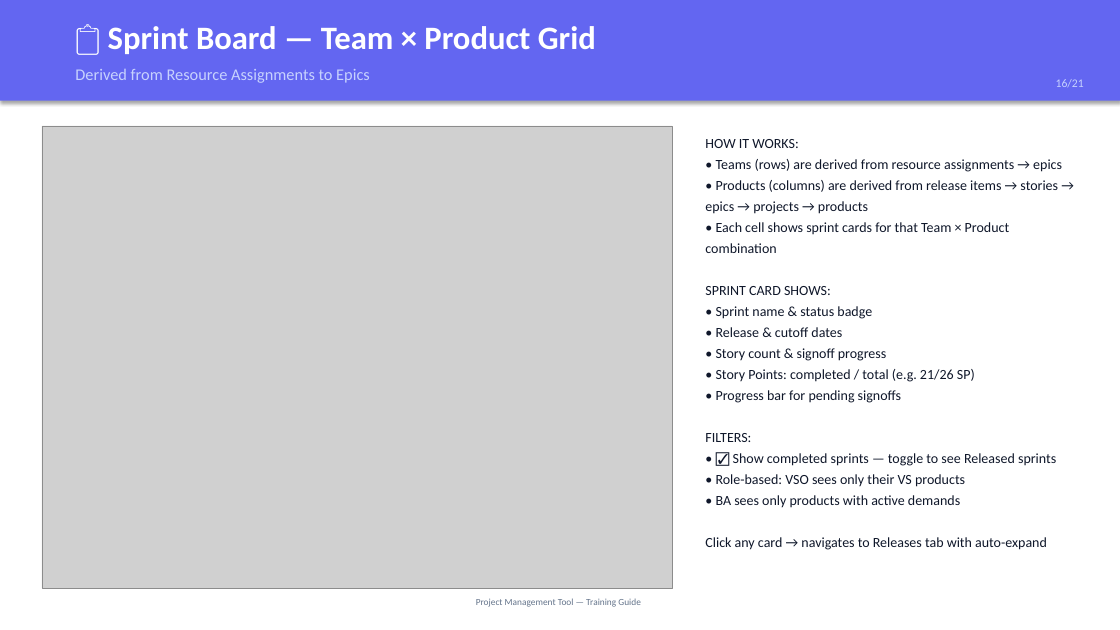
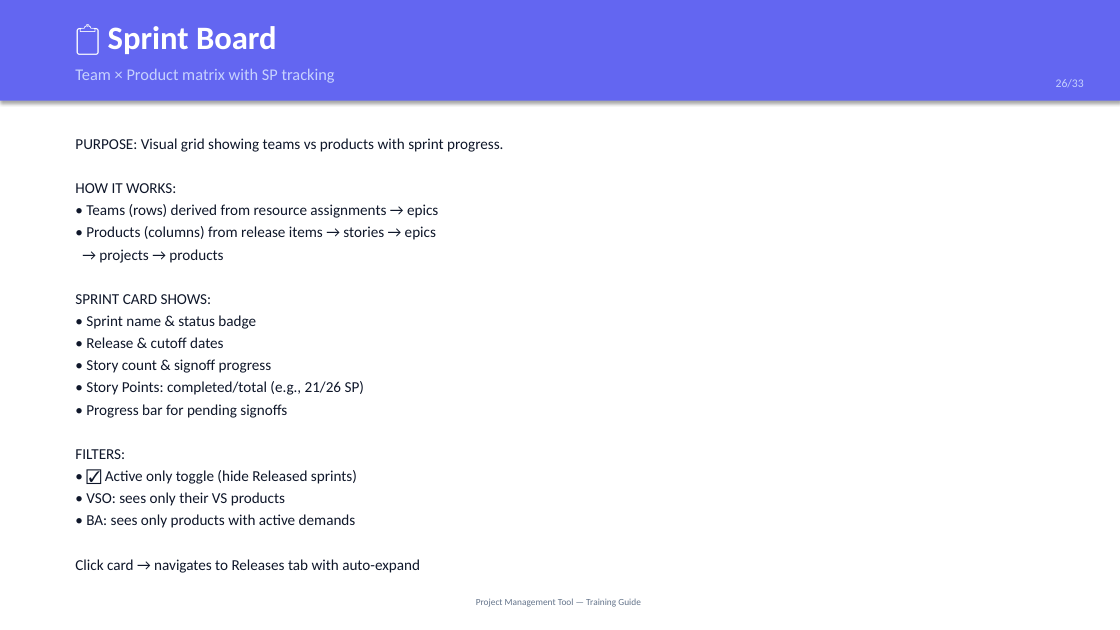
Before and after one commit to lusheng1123/project-management-tool-codeapp, a slide deck: slide 26 of Training-PM-Tool.pptx (slide 16 before the commit). Drawn at 1120x630 pixels with LibreOffice and Linux fonts; fonts in the diff are those of the drawing; grey boxes stand for pictures. Boxes give left, top, right and bottom in pixels: in the first picture for what was removed or moved away, otherwise in the second. Text is boxed around its words. In the diff, an @@ line names an element or a change of style, - is before the commit and + after.

Commit message:
feat: regenerate training PPT (33 slides)
Comprehensive training deck covering:
- Role matrix (8 roles × 18 tabs)
- 8 role deep-dives (permissions, restrictions)
- 17 page/functionality walkthroughs
- Project lock & requirement unlink feature
- Getting started quick reference
- All text-based (no screenshots)

```diff
--- a/Training-PM-Tool.pptx
+++ b/Training-PM-Tool.pptx
@@ text at (108, 26, 277, 54): text changed @@
-📋 Sprint Board — Team × Product Grid
+📋 Sprint Board
@@ text at (75, 69, 335, 83): text changed @@
-Derived from Resource Assignments to Epics
+Team × Product matrix with SP tracking
@@ text at (1056, 79, 1084, 87): text changed @@
-16/21
+26/33
@@ picture removed at (42, 126, 672, 588) @@
@@ text at (75, 138, 503, 573): text changed; size 12 to 13 pt @@
-HOW IT WORKS:
-• Teams (rows) are derived from resource assignments → epics
-• Products (columns) are derived from release items → stories → epics → projects → products
-• Each cell shows sprint cards for that Team × Product combination
-SPRINT CARD SHOWS:
-• Sprint name & status badge
-• Release & cutoff dates
-• Story count & signoff progress
-• Story Points: completed / total (e.g. 21/26 SP)
-• Progress bar for pending signoffs
-FILTERS:
-• ☑ Show completed sprints — toggle to see Released sprints
-• Role-based: VSO sees only their VS products
-• BA sees only products with active demands
-Click any card → navigates to Releases tab with auto-expand
+PURPOSE: Visual grid showing teams vs products with sprint progress.
+HOW IT WORKS:
+• Teams (rows) derived from resource assignments → epics
+• Products (columns) from release items → stories → epics
+→ projects → products
+SPRINT CARD SHOWS:
+• Sprint name & status badge
+• Release & cutoff dates
+• Story count & signoff progress
+• Story Points: completed/total (e.g., 21/26 SP)
+• Progress bar for pending signoffs
+FILTERS:
+• ☑ Active only toggle (hide Released sprints)
+• VSO: sees only their VS products
+• BA: sees only products with active demands
+Click card → navigates to Releases tab with auto-expand
```
Also in this commit, not shown: 19 other slides changed, 13 slides added, 1 slide removed, 1 other file.
